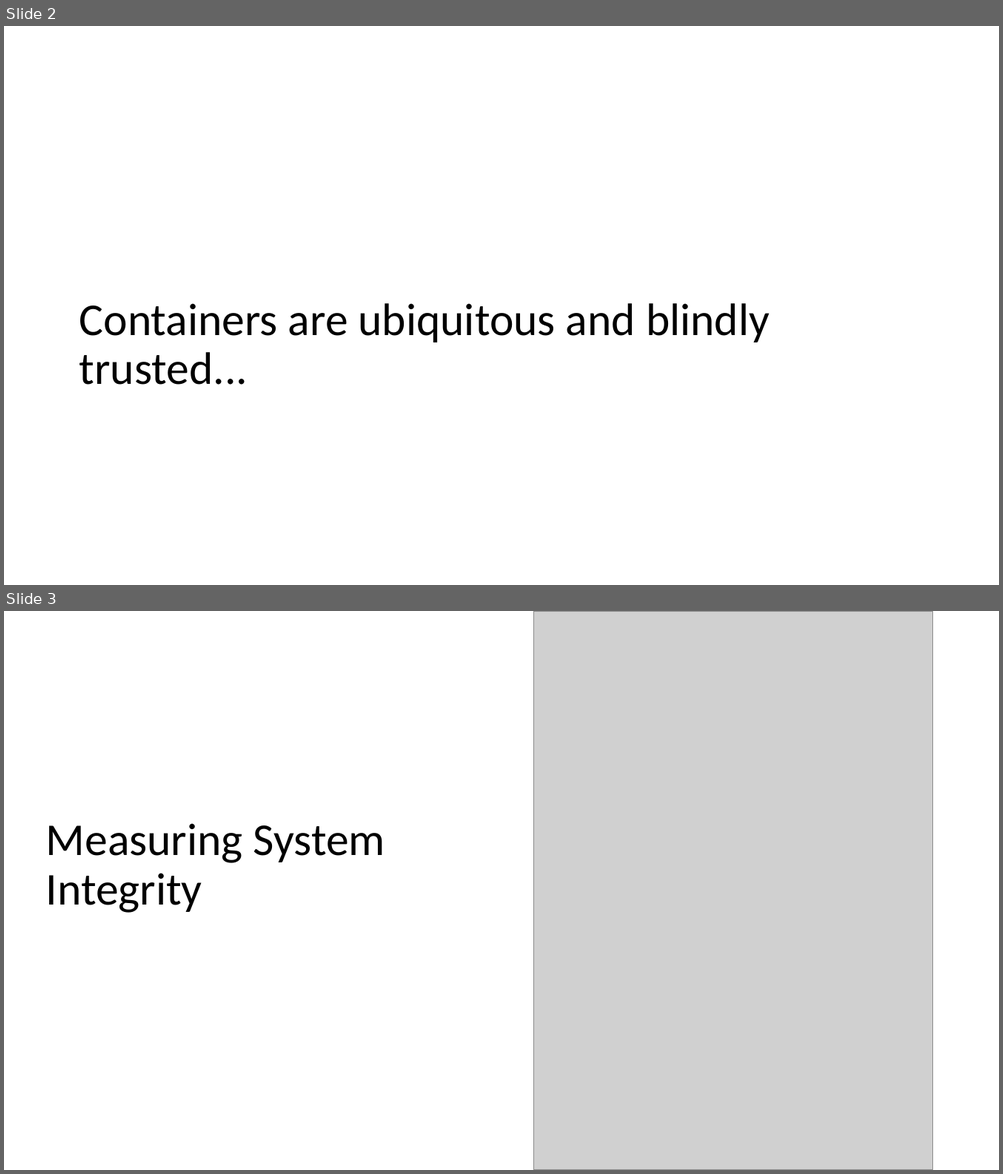
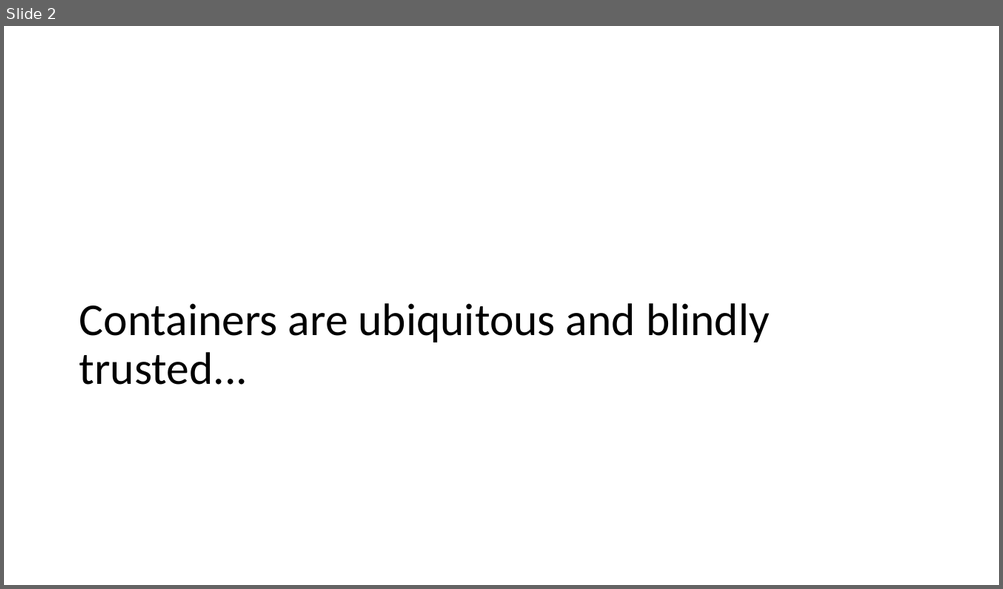
Before and after one commit to avery-blanchard/LPC23-containers, a slide deck: LPC-Containers.pptx. Shown one above the other, each under a label of ours: slides 2 and 3 before the commit, slide 2 after it. The pictures are 1003x1174 and 1003x589 pixels, drawn with LibreOffice and Linux fonts; fonts in the diff are those of the drawing; grey boxes stand for pictures. Boxes give left, top, right and bottom in pixels: in the first picture for what was removed or moved away, otherwise in the second. Text is boxed around its words. In the diff, an @@ line names an element or a change of style, - is before the commit and + after.

```diff
--- a/LPC-Containers.pptx
+++ b/LPC-Containers.pptx
@@ slide 3 removed at bbox=[4, 611, 999, 1170], background #FFFFFF @@
@@ picture removed at bbox=[533, 611, 932, 1170] @@
@@ title removed at bbox=[46, 823, 385, 913] @@
-Measuring System Integrity
```
Also in this commit, not shown: 2 slides changed, 29 slides added, 5 other slides removed, 2 other files.
